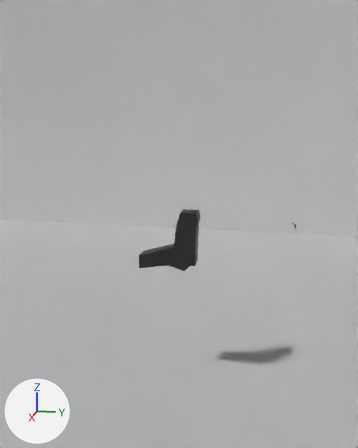
What one commit did to the Blender file Resources/Level/level1.blend.
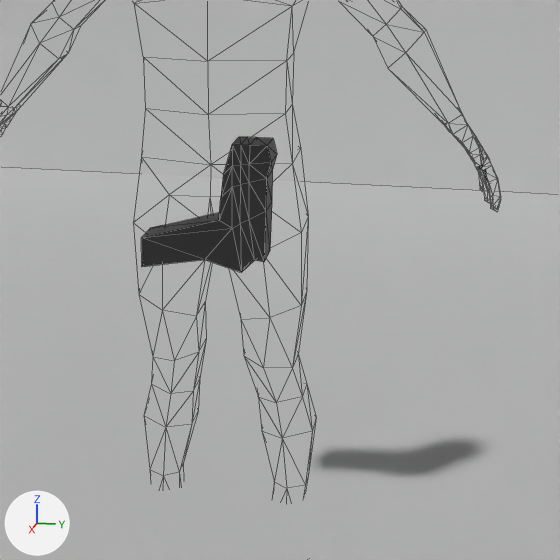
Each version is shown from a 50 mm lens placed at (-29.1, -1.41, 4.36), pointed at (-35.8, -2.76, 2.69), then close up on the part from 21% to 92% of the width and 33% to 90% of the height. Lighting does not change. The marker at lower left points along +X, +Y and +Z. The close-ups show mesh edges as thin lines.

Before the edit, the objects in view are built like this:
```python
me_cube = bpy.data.meshes.new('Cube')
me_cube.from_pydata(...)  # a box spanning x -1.0..1.0, y -1.0..1.0, z -1.0..1.0
me_cube.materials.append(mat_material)  # white #e7e7e7
me_cube_008 = bpy.data.meshes.new('Cube.008')
me_cube_008.from_pydata(...)  # 518 vertices, 1046 faces; spans x -0.31..0.05, y -0.63..0.63, z -0.98..1.01
me_cube_008.materials.append(mat_material_007)  # white #ffffff
me_立方体_002 = bpy.data.meshes.new('立方体.002')
me_立方体_002.from_pydata(...)  # 50 vertices, 96 faces; spans x -1.0..1.0, y -0.28..0.29, z -1.0..1.01
me_立方体_002.materials.append(mat_マテリアル_002)  # picture img_gun_png_001
ob_cube = bpy.data.objects.new('Cube', me_cube)
ob_cube.location = (-3.964, 7.859, 4.557)
ob_cube.rotation_euler = (1.571, 0.0, 3.142)  # degrees (90, 0, 180)
ob_cube.scale = (41.6, 4.46, 27.6)
ob_cube_008 = bpy.data.objects.new('Cube.008', me_cube_008)
ob_cube_008.location = (-35.727, -2.878, 2.474)
ob_cube_008.rotation_mode = 'ZXY'
ob_cube_008.scale = (2.94, 2.94, 2.94)
ob_立方体_005 = bpy.data.objects.new('立方体.005', me_立方体_002)
ob_立方体_005.parent = ob_cube_008
ob_立方体_005.matrix_parent_inverse = Matrix(((0.34, 0.0, 0.0, 18.2), (0.0, 0.34, 0.0, 0.978), (0.0, 0.0, 0.34, -0.841), (0.0, 0.0, 0.0, 1.0)))
ob_立方体_005.location = (-53.53, -2.878, 2.474)
ob_立方体_005.rotation_euler = (-1.571, -1.571, 0.0)  # degrees (-90, -90, 0)
ob_立方体_005.scale = (0.42, 0.42, 0.42)
```
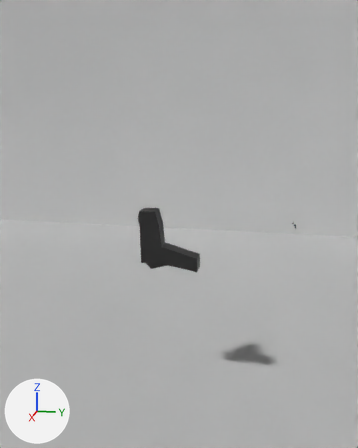
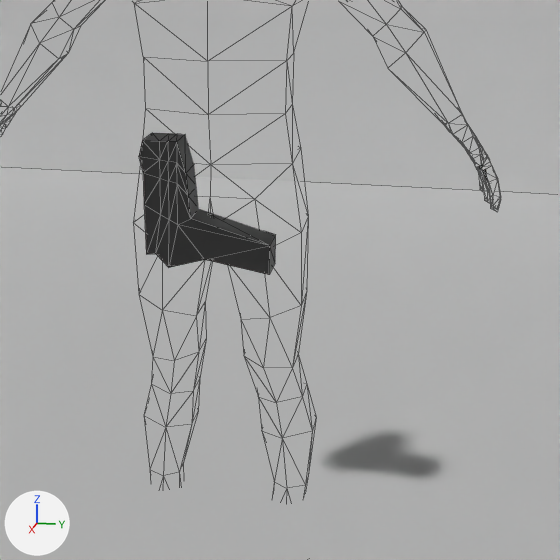
Diff of the bpy script that builds the scene:
```diff
--- a/Resources/Level/level1.blend.py
+++ b/Resources/Level/level1.blend.py
@@ ob_立方体_005 @@
 ob_立方体_005.location = (-53.53, -2.878, 2.474)
-ob_立方体_005.rotation_euler = (-1.571, -1.571, 0.0)  # degrees (-90, -90, 0)
+ob_立方体_005.rotation_euler = (1.571, -1.571, 0.0)  # degrees (90, -90, 0)
 ob_立方体_005.scale = (0.42, 0.42, 0.42)
```

Where the change shows, as pixel boxes (x1, y1, x2, y2) in the close-ups (560 x 560 px):
'立方体.005', turned: before (141, 137, 277, 273); after (139, 133, 276, 275)
